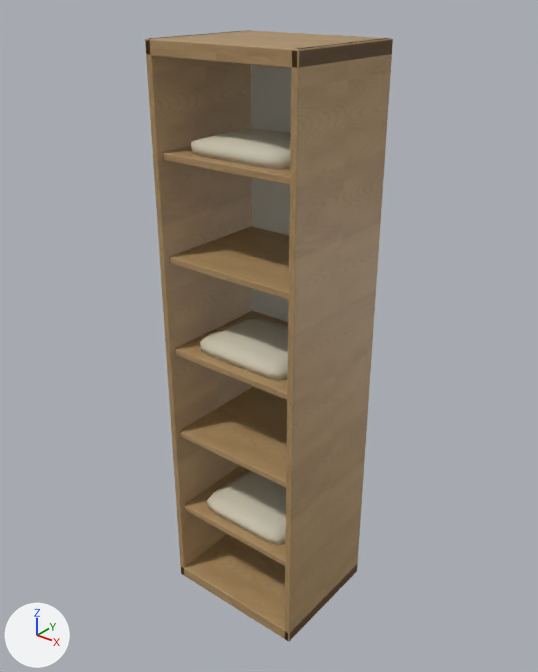
The glTF model house-light/furniture/models/G04.glb: old version first, new version second.
The view is the same before and after, from a camera (50 mm lens) standing at (1.57, -1.97, 2.38) and looking at (-0.02, 0.02, 1.15). Lighting does not change. The marker at lower left points along +X, +Y and +Z. The older version comes first. Where no turn or scale is listed for an object, it has been applied to the vertices.

Names of what the first picture shows: 'Adjustable shelf', 'Adjustable shelf.001', 'Adjustable shelf.002', 'Adjustable shelf.003', 'Adjustable shelf.004', 'Cabinet back', 'Cabinet side', 'Folded textile'.
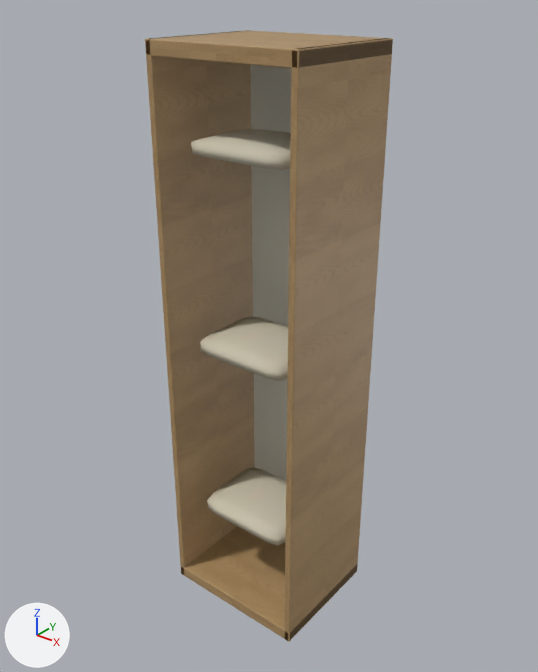
Boxes (x1, y1, x2, y2) around the edits, measured in the pictures (538 x 672 px):
'Adjustable shelf.001', deleted (brown)
    before: (180, 387, 287, 488)
'Adjustable shelf.003', deleted (brown)
    before: (169, 226, 289, 300)
'Adjustable shelf.002', deleted (brown)
    before: (174, 311, 288, 400)
'Adjustable shelf', deleted (brown)
    before: (184, 466, 286, 566)
'Adjustable shelf.004', deleted (brown)
    before: (162, 146, 290, 185)

The change in detail:
Object 'Adjustable shelf' (ob_adjustable_shelf) is deleted.
Object 'Adjustable shelf.001' (ob_adjustable_shelf_001) is deleted.
Object 'Adjustable shelf.002' (ob_adjustable_shelf_002) is deleted.
Object 'Adjustable shelf.003' (ob_adjustable_shelf_003) is deleted.
Object 'Adjustable shelf.004' (ob_adjustable_shelf_004) is deleted.
